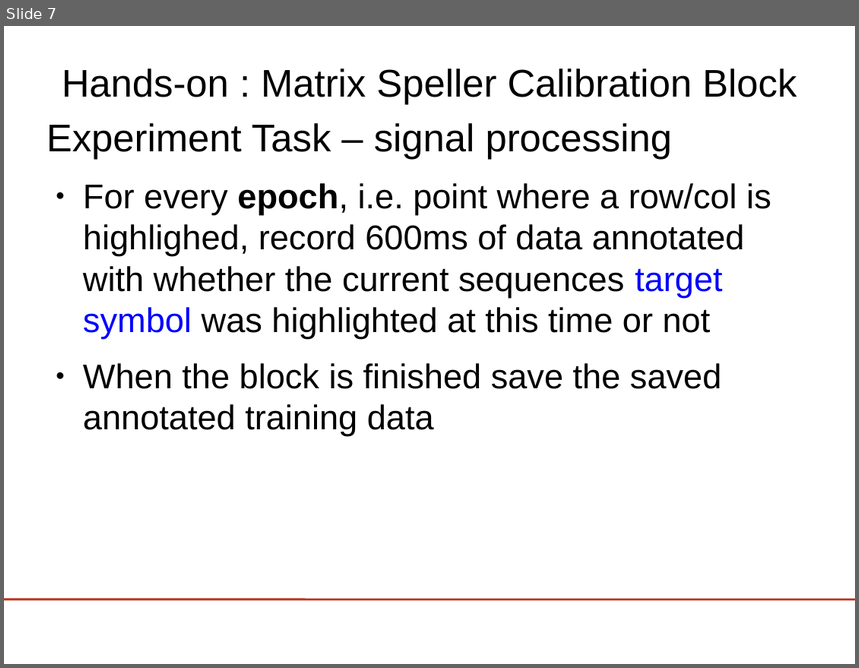
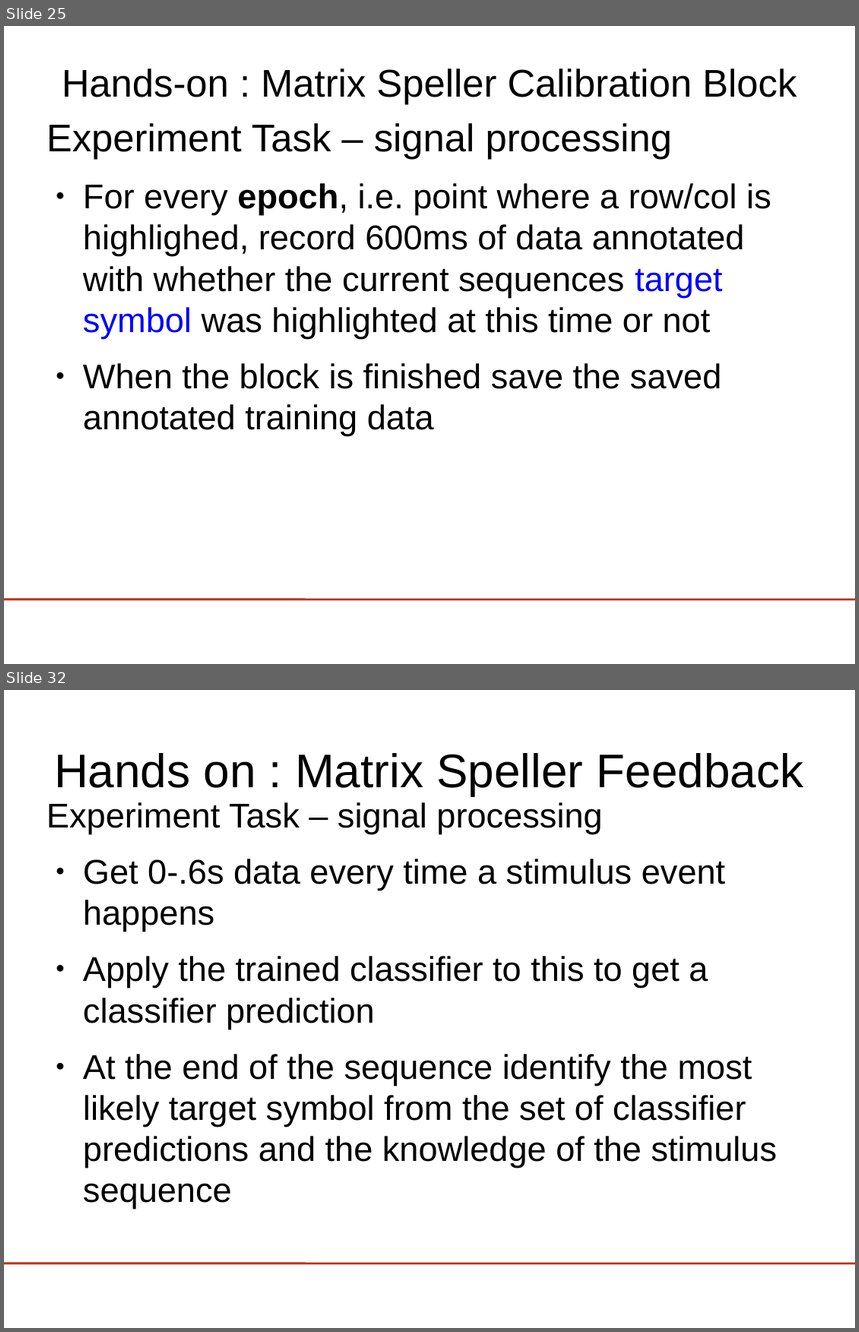
Before and after one commit to jadref/buffer_bci, a slide deck: tutorial/lect5-visspell/visualSpeller.odp. Shown one above the other, each under a label of ours: slide 7 before the commit, slides 25 and 32 after it; the slides between them are not shown. The pictures are 859x668 and 859x1332 pixels, drawn with LibreOffice and Linux fonts; fonts in the diff are those of the drawing; background and template pictures are left out. Boxes give left, top, right and bottom in pixels: in the first picture for what was removed or moved away, otherwise in the second. Text is boxed around its words. In the diff, an @@ line names an element or a change of style, - is before the commit and + after.

```diff
--- a/tutorial/lect5-visspell/visualSpeller.odp
+++ b/tutorial/lect5-visspell/visualSpeller.odp
@@ slide 32 added at <box>4,690,855,1328</box>, background #FFFFFF; not listed: 1 template element that a slide beside it also shows @@
@@ title added at <box>54,753,804,796</box>, 44 pt, text #000000 @@
+Hands on : Matrix Speller Feedback
@@ text added at <box>47,802,778,1209</box>, 32 pt, text #000000 @@
+Experiment Task – signal processing
+● Get 0-.6s data every time a stimulus event happens
+● Apply the trained classifier to this to get a classifier prediction
+● At the end of the sequence identify the most likely target symbol from the set of classifier predictions and the knowledge of the stimulus sequence
@@ what was slide 7 is now slide 25 @@
```
Also in this commit, not shown: 4 slides changed, 17 other slides added.
